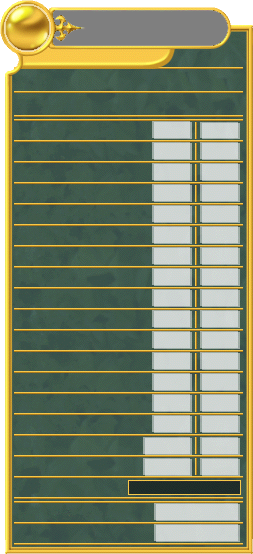
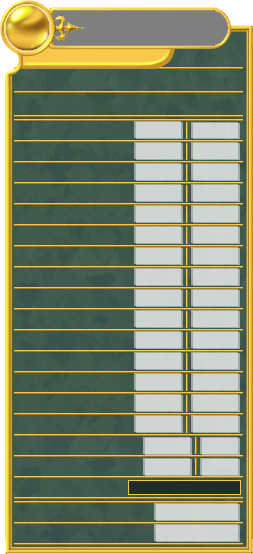
Comparing the layer stacks of the two 253x554 images. Changes:
painted on "ofc_f00.png" over [131, 118, 240, 478]
